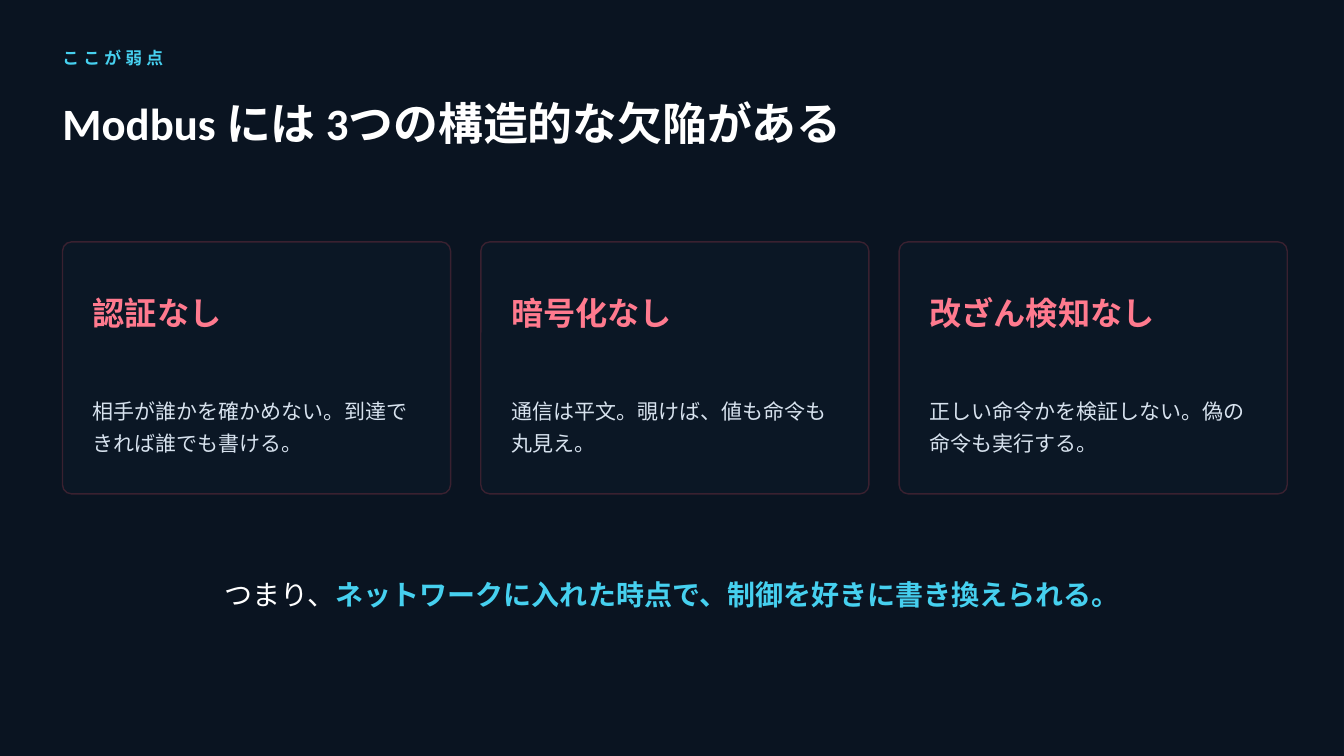
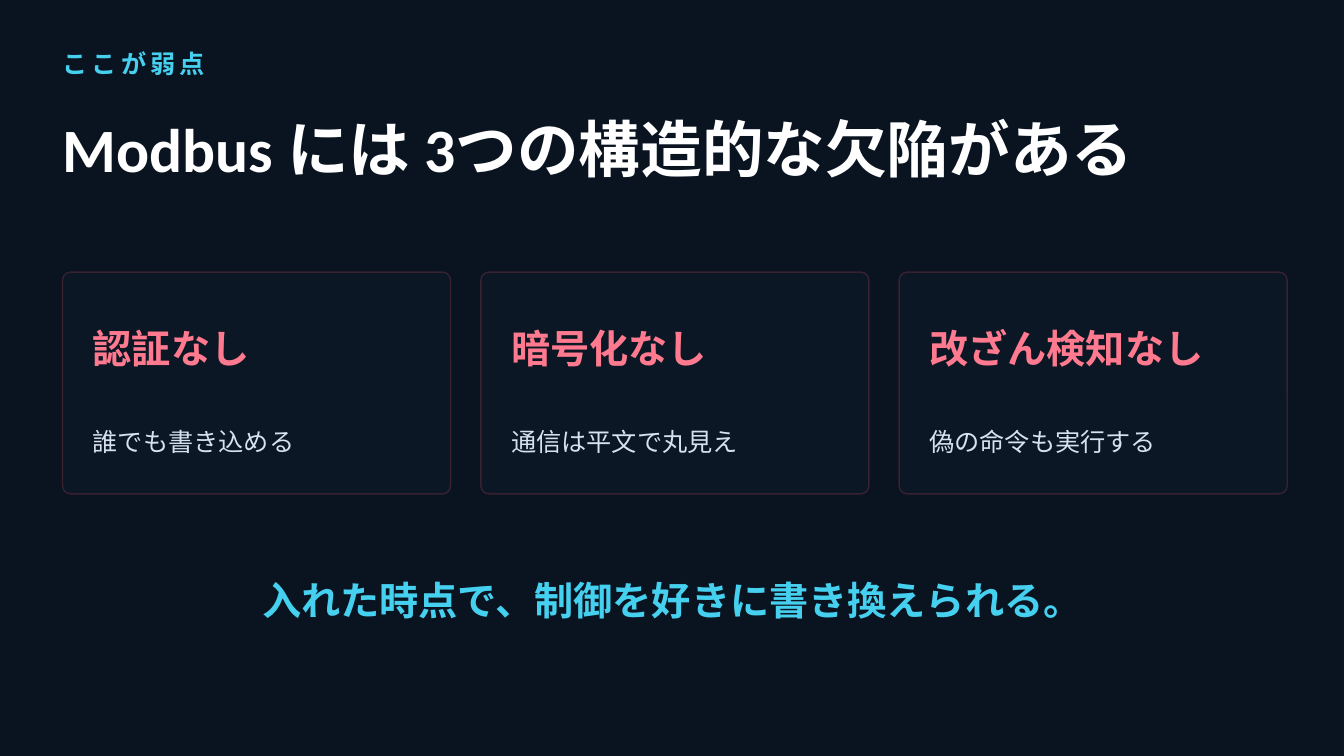
Before and after one commit to Tivo0921/ot-modbus-ctf, a slide deck: slide 5 of slides/ot-intro.pptx. Drawn at 1344x756 pixels with LibreOffice and Linux fonts; fonts in the diff are those of the drawing; background and template pictures are left out. Boxes give left, top, right and bottom in pixels: in the first picture for what was removed or moved away, otherwise in the second. Text is boxed around its words. In the diff, an @@ line names an element or a change of style, - is before the commit and + after.

```diff
--- a/slides/ot-intro.pptx
+++ b/slides/ot-intro.pptx
@@ text "ここが弱点" at [62,51,205,76]: size 12 to 18 pt @@
@@ text "Modbus には 3つの構造的な欠陥がある": place and size @@
-text "Modbus には 3つの構造的な欠陥がある" at [62,103,842,144]
+text "Modbus には 3つの構造的な欠陥がある" at [62,121,1134,178]
@@ text "Modbus には 3つの構造的な欠陥がある" at [62,121,1134,178]: size 32 to 44 pt @@
@@ rounded rectangle: place and size @@
-rounded rectangle at [63,242,451,494]
+rounded rectangle at [63,272,451,494]
@@ rounded rectangle: place and size @@
-rounded rectangle at [481,242,869,494]
+rounded rectangle at [481,272,869,494]
@@ rounded rectangle: place and size @@
-rounded rectangle at [899,242,1288,494]
+rounded rectangle at [899,272,1288,494]
@@ text "認証なし": place and size @@
-text "認証なし" at [93,297,222,328]
+text "認証なし" at [93,329,250,367]
@@ text "暗号化なし": place and size @@
-text "暗号化なし" at [511,297,672,328]
+text "暗号化なし" at [511,329,707,367]
@@ size 23 to 28 pt in 3 elements at [93,329,250,367], [511,329,707,367], [929,329,1203,367] @@
@@ text "改ざん検知なし": place and size @@
-text "改ざん検知なし" at [929,297,1154,328]
+text "改ざん検知なし" at [929,329,1203,367]
@@ text at [93,429,295,453]: text changed; size 15 to 18 pt @@
-相手が誰かを確かめない。到達できれば誰でも書ける。
+誰でも書き込める
@@ text at [511,430,738,453]: text changed; size 15 to 18 pt @@
-通信は平文。覗けば、値も命令も丸見え。
+通信は平文で丸見え
@@ text at [929,430,1156,453]: text changed; size 15 to 18 pt @@
-正しい命令かを検証しない。偽の命令も実行する。
+偽の命令も実行する
@@ text at [262,581,1083,619]: text changed; size 20 to 28 pt @@
-つまり、ネットワークに入れた時点で、制御を好きに書き換えられる。
+入れた時点で、制御を好きに書き換えられる。
```
Also in this commit, not shown: 8 other slides changed, 1 other file.
